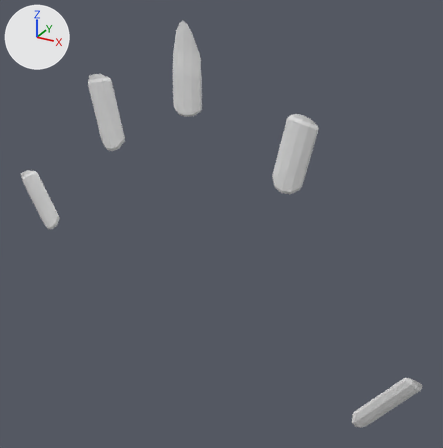
The glTF model src/Pages/Customize/Configurator/models/Accessories/stilletto_nails.glb, before and after one commit.
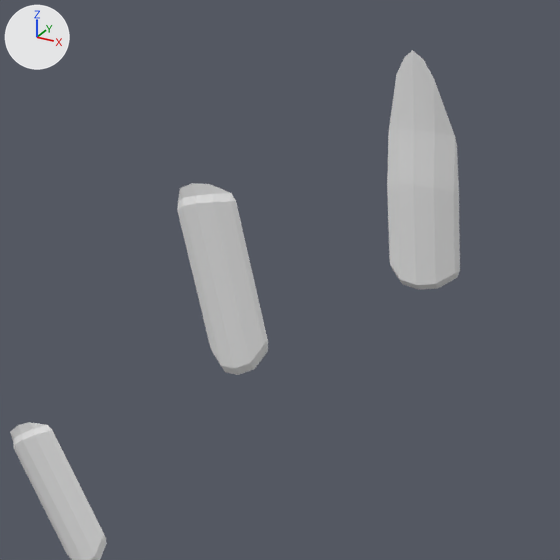
There are two pictures of each version: one whole from a 50 mm lens placed at (0.369, -0.623, 0.44), pointed at (0.029, -0.005, 0.13), one close up on the part from 4% to 55% of the width and 0% to 50% of the height. Every picture has the same lights, and +X, +Y and +Z are marked at upper left. Vertices at the same position are counted once.

In view in the first close-up: 'nails'.
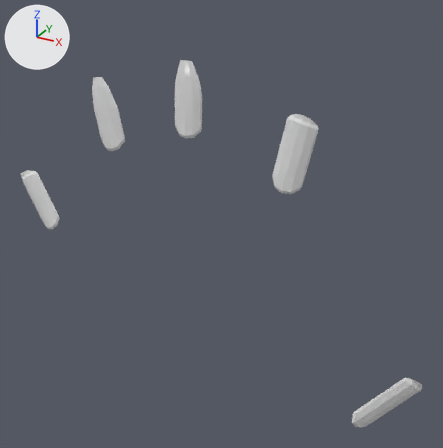
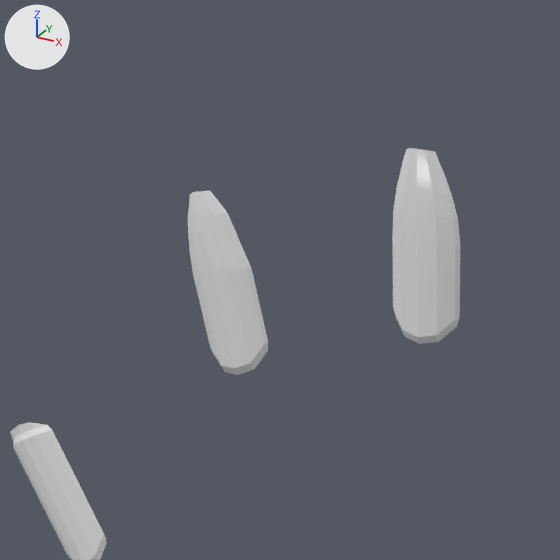
What differs and where, as boxes (x1, y1, x2, y2) in the close-ups (560 x 560 px):
```json
{"object": "nails", "change": "reshaped", "before": [10, 50, 460, 560], "after": [10, 148, 460, 560]}
{"part": 1, "of": "me_plane_003", "change": "rebuilt", "before": [387, 50, 460, 290], "after": [392, 148, 460, 344], "on screen": "7% narrower, 18% shorter"}
{"part": 2, "of": "me_plane_003", "change": "built on", "before": [177, 183, 268, 369], "after": [188, 191, 268, 369]}
```

The change, as JSON lines over the scene's bpy script:
```json
{"block": "me_plane_003", "where": "# used by ob_nails; location = (0.0, 0.0, 0.0)"}
{"op": "remove", "block": "me_plane_003", "code": "me_plane_003.from_pydata(...)  # 214 vertices, 408 faces; spans x -0.3..0.295, y -0.039..0.008, z -0.088..0.373"}
{"op": "add", "block": "me_plane_003", "code": "me_plane_003.from_pydata(...)  # 291 vertices, 538 faces; spans x -0.3..0.295, y -0.039..0.008, z -0.088..0.33"}
{"block": "me_plane_003", "change": "me_plane_003 part 1: the loose piece of 54 vertices spanning x -0.03..0.009, y -0.023..-0.014, z 0.265..0.373 is rebuilt with 78 vertices and now spans x -0.029..0.01, y -0.022..-0.014, z 0.239..0.33"}
{"block": "me_plane_003", "change": "me_plane_003 part 2"}
{"block": "me_plane_003", "change": "10 vertices are removed from x -0.158..-0.122, y -0.019..-0.014, z 0.288..0.3"}
{"block": "me_plane_003", "change": "39 faces are deleted"}
{"block": "me_plane_003", "change": "6 vertices in x -0.15..-0.13, y -0.023..-0.018, z 0.292..0.296 move by (0.007, 0.0, -0.033)"}
{"block": "me_plane_003", "change": "3 vertices move from x -0.143..-0.133, y -0.021..-0.019, z 0.298..0.304 to x -0.136..-0.127, y -0.022..-0.018, z 0.272..0.273"}
{"block": "me_plane_003", "change": "63 vertices are added at x -0.153..-0.113, y -0.022..-0.014, z 0.255..0.3"}
{"block": "me_plane_003", "change": "131 new faces join them"}
```
